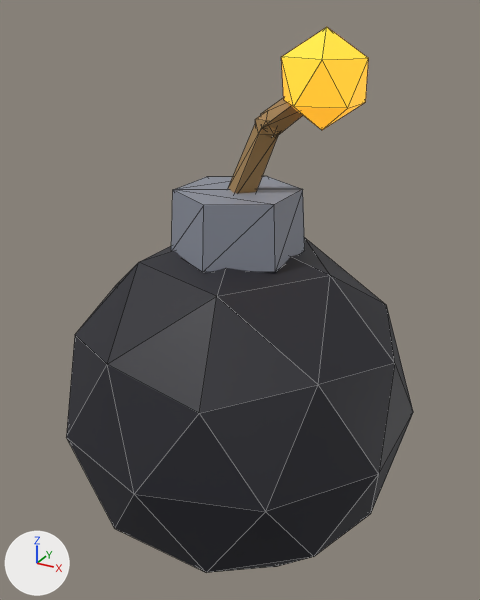
The FBX model meshes/Pickups/Pickup_Bomb.fbx as it was, and as the next commit left it.
Before and after are seen from a 50 mm lens placed at (1.46, -2.64, 2.77), pointed at (-0.01, 0.03, 1.43). The lights are fixed; the arrows at lower left show +X, +Y and +Z. The first picture is the older version. Mesh edges are drawn as thin lines.

Names of what the first picture shows: 'Body', 'Cap', 'Fuse', 'Spark'.
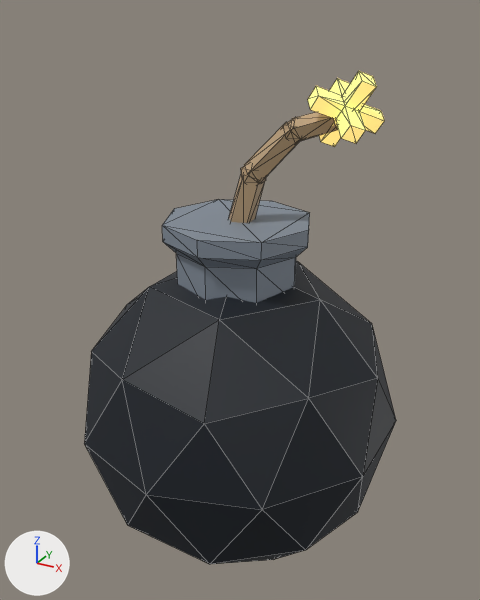
Where the change shows, as pixel boxes (x1, y1, x2, y2) in the pictures (480 x 600 px; the box of a moved part takes in the faces that stretch with it):
'Body', moved, rescaled (10% narrower, 10% shorter)
    before: (67, 237, 413, 573)
    after: (84, 261, 396, 564)
'Cap', reshaped, moved
    before: (171, 176, 305, 272)
    after: (162, 200, 310, 303)
'Spark', reshaped, moved, recoloured (12% narrower, 26% shorter)
    before: (281, 27, 369, 130)
    after: (308, 71, 385, 147)
'Fuse', reshaped, moved
    before: (228, 98, 303, 193)
    after: (229, 112, 338, 223)
part 3 of me_fuse_001, moved or reshaped
    before: (255, 112, 277, 137)
    after: (241, 165, 266, 184)
part 4 of me_fuse_001, added
    after: (283, 117, 301, 142)
part 5 of me_fuse_001, reshaped
    before: (228, 98, 303, 193)
    after: (229, 112, 338, 223)

The change, as a list of edits to the scene's bpy script:
```text
Add mat_m_41:
    mat_m_41 = principled_material('M_41')
    mat_m_41.base_color = (0.22, 0.258, 0.309)  # grey #818b97
    mat_m_41.roughness = 0.55
Add mat_m_24:
    mat_m_24 = principled_material('M_24')
    mat_m_24.base_color = (0.479, 0.332, 0.188)  # beige #b89c78
    mat_m_24.roughness = 0.55
Add mat_m_22:
    mat_m_22 = principled_material('M_22')
    mat_m_22.base_color = (0.922, 0.701, 0.209)  # yellow #f6da7e
    mat_m_22.roughness = 0.55
    mat_m_22.emission_color = (0.922, 0.701, 0.209)  # yellow #f6da7e
    mat_m_22.emission_strength = 0.8
Change me_fuse_001:
    used by ob_fuse; location = (0.158, 0.0, 2.206)
    remove me_fuse_001.from_pydata(...)  # 26 vertices, 44 faces; spans x -0.222..0.222, y -0.07..0.07, z -0.284..0.284
    remove me_fuse_001.materials.append(mat_m_74)  # brown #a2804f
    add me_fuse_001.from_pydata(...)  # 54 vertices, 88 faces; spans x -0.259..0.259, y -0.084..0.084, z -0.301..0.301
    me_fuse_001 part 3: the loose piece of 12 vertices spanning x -0.066..0.05, y -0.055..0.055, z 0.029..0.159 is moved by (-0.109, -0.022, -0.1), in mat_m_24 (beige #b89c78)
    me_fuse_001 part 4: a new loose piece, an icosphere of 20 faces spanning x 0.01..0.116, y -0.033..0.068, z 0.134..0.253, in mat_m_24 (beige #b89c78)
    me_fuse_001 part 5: 14 vertices removed from x -0.222..0.222, y -0.07..0.07, z -0.284..0.284; 30 vertices added at x -0.259..0.259, y -0.084..0.084, z -0.301..0.301
    add me_fuse_001.materials.append(mat_m_24)  # beige #b89c78
Change me_body_001:
    used by ob_body; location = (0.0, 0.0, 0.9)
    remove me_body_001.from_pydata(...)  # 42 vertices, 80 faces; spans x -0.86..0.86, y -0.9..0.9, z -0.9..0.9
    add me_body_001.from_pydata(...)  # 42 vertices, 80 faces; spans x -0.78..0.78, y -0.82..0.82, z -0.82..0.82
    me_body_001 part 2: the whole mesh is scaled about its middle by 0.911
Change me_cap_001:
    used by ob_cap; location = (0.0, 0.0, 1.85)
    remove me_cap_001.from_pydata(...)  # 12 vertices, 20 faces; spans x -0.277..0.277, y -0.32..0.32, z -0.15..0.15
    remove me_cap_001.materials.append(mat_m_73)  # grey #8a8f9c
    add me_cap_001.from_pydata(...)  # 32 vertices, 60 faces; spans x -0.36..0.36, y -0.36..0.36, z -0.18..0.18
    me_cap_001 part 6: the whole mesh is rebuilt
    add me_cap_001.materials.append(mat_m_41)  # grey #818b97
Change me_spark_001:
    used by ob_spark; location = (0.4, 0.0, 2.5)
    remove me_spark_001.from_pydata(...)  # 12 vertices, 20 faces; spans x -0.179..0.179, y -0.17..0.17, z -0.2..0.2
    remove me_spark_001.materials.append(mat_m_75)  # orange #ffb52b, glowing orange #ffb52b
    add me_spark_001.from_pydata(...)  # 24 vertices, 36 faces; spans x -0.143..0.143, y -0.146..0.146, z -0.159..0.159
    me_spark_001 part 1: the whole mesh is rebuilt
    add me_spark_001.materials.append(mat_m_22)  # yellow #f6da7e, glowing yellow #f6da7e
Change ob_fuse:
    ob_fuse.location: (0.158, 0.0, 2.206) -> (0.197, 0.022, 2.087)
Change ob_body:
    ob_body.location: (0.0, 0.0, 0.9) -> (0.0, 0.0, 0.84)
Change ob_cap:
    ob_cap.location: (0.0, 0.0, 1.85) -> (0.0, 0.0, 1.68)
Change ob_spark:
    ob_spark.location: (0.4, 0.0, 2.5) -> (0.48, 0.06, 2.38)
```
